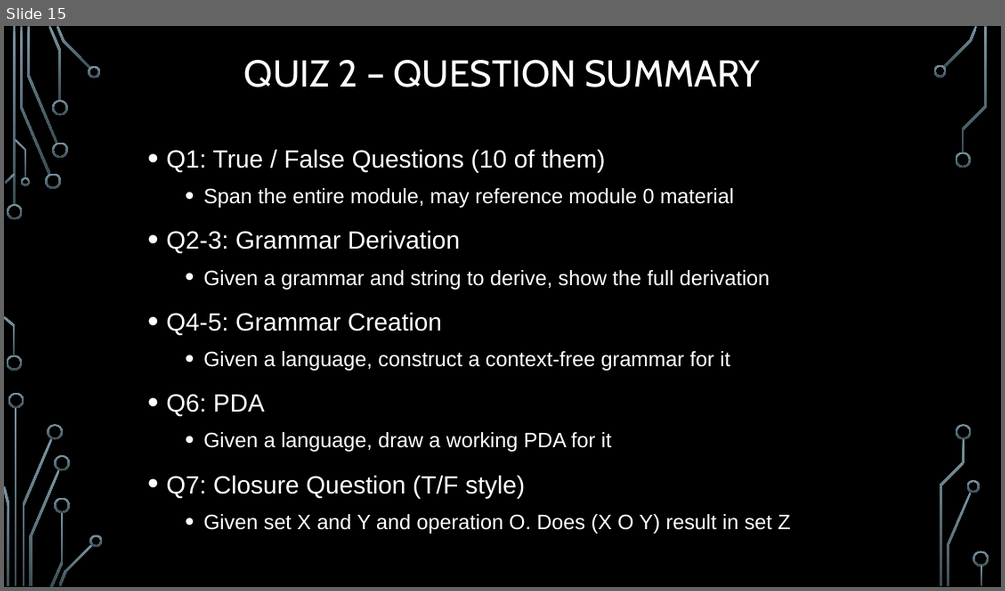
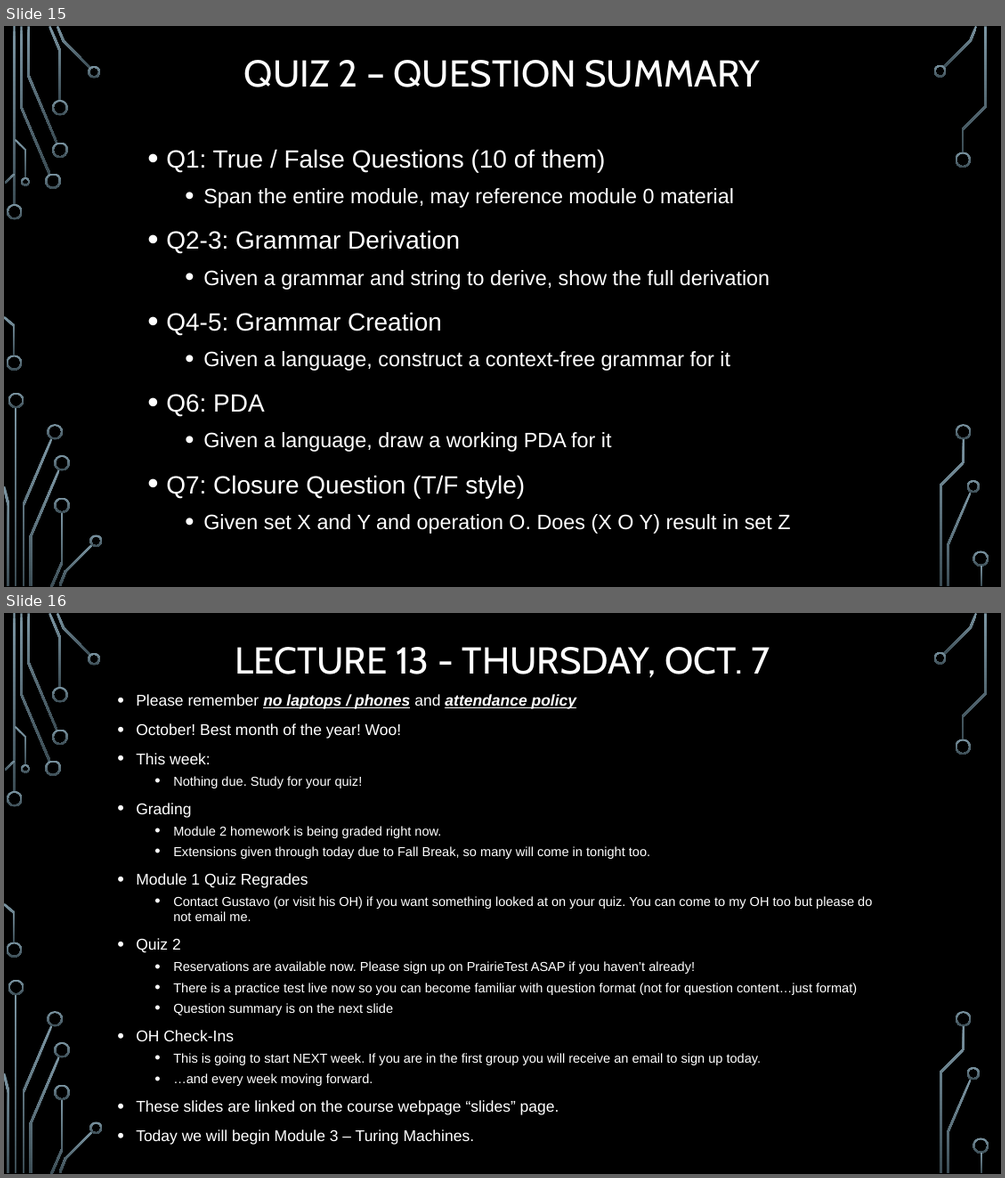
Before and after one commit to markfloryan/dmt2, a slide deck: slides/00-DailyAnnouncements.pptx. Shown one above the other, each under a label of ours: slide 15 before the commit, slides 15 and 16 after it. The pictures are 1005x591 and 1005x1178 pixels, drawn with LibreOffice and Linux fonts; fonts in the diff are those of the drawing; background and template pictures are left out. Boxes give left, top, right and bottom in pixels: in the first picture for what was removed or moved away, otherwise in the second. Text is boxed around its words. In the diff, an @@ line names an element or a change of style, - is before the commit and + after.

```diff
--- a/slides/00-DailyAnnouncements.pptx
+++ b/slides/00-DailyAnnouncements.pptx
@@ slide 16 added at (x1=4, y1=613, x2=1001, y2=1174), background picture (left out); not listed: 36 template elements that a slide beside it also shows @@
@@ title added at (x1=235, y1=647, x2=769, y2=678), 36 pt, text #FFFFFF @@
+LECTURE 13 - THURSDAY, OCT. 7
@@ text added at (x1=136, y1=694, x2=872, y2=1144), 12.5 pt, text #FFFFFF @@
+• Please remember no laptops / phones and attendance policy
+• October! Best month of the year! Woo!
+• This week:
+  • Nothing due. Study for your quiz!
+• Grading
+  • Module 2 homework is being graded right now.
+  • Extensions given through today due to Fall Break, so many will come in tonight too.
+• Module 1 Quiz Regrades
+  • Contact Gustavo (or visit his OH) if you want something looked at on your quiz. You can come to my OH too but please do not email me.
+• Quiz 2
+  • Reservations are available now. Please sign up on PrairieTest ASAP if you haven’t already!
+  • There is a practice test live now so you can become familiar with question format (not for question content…just format)
+  • Question summary is on the next slide
+• OH Check-Ins
+  • This is going to start NEXT week. If you are in the first group you will receive an email to sign up today.
+  • …and every week moving forward.
+• These slides are linked on the course webpage “slides” page.
+• Today we will begin Module 3 – Turing Machines.
```
Also in this commit, not shown: 1 slide changed, 1 other slide added, 2 other files.
